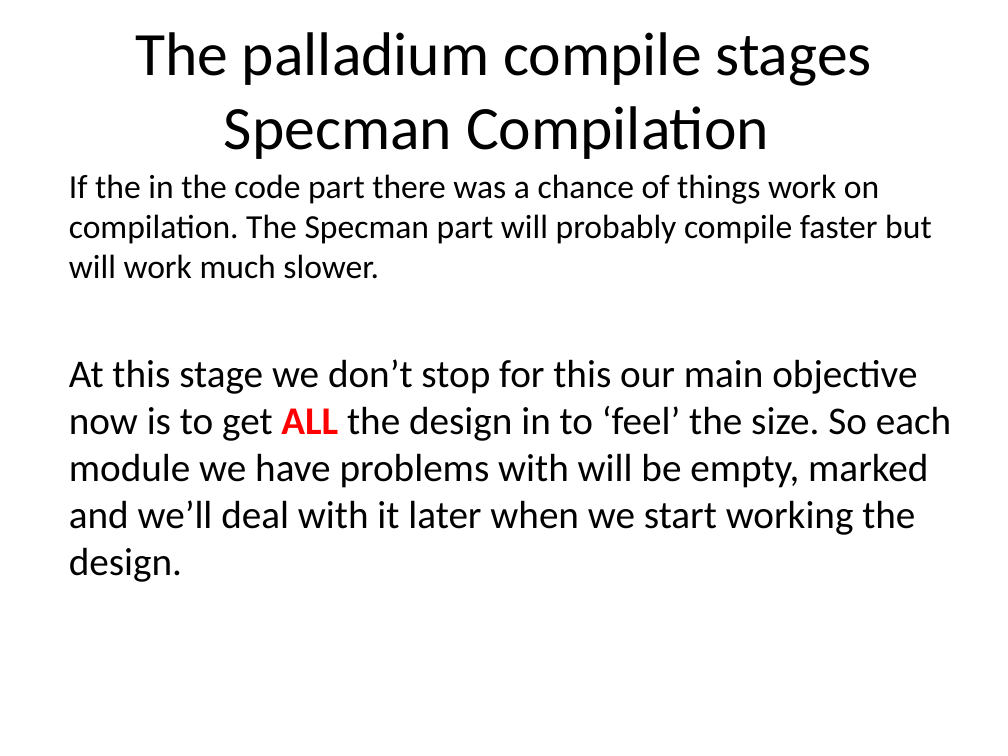
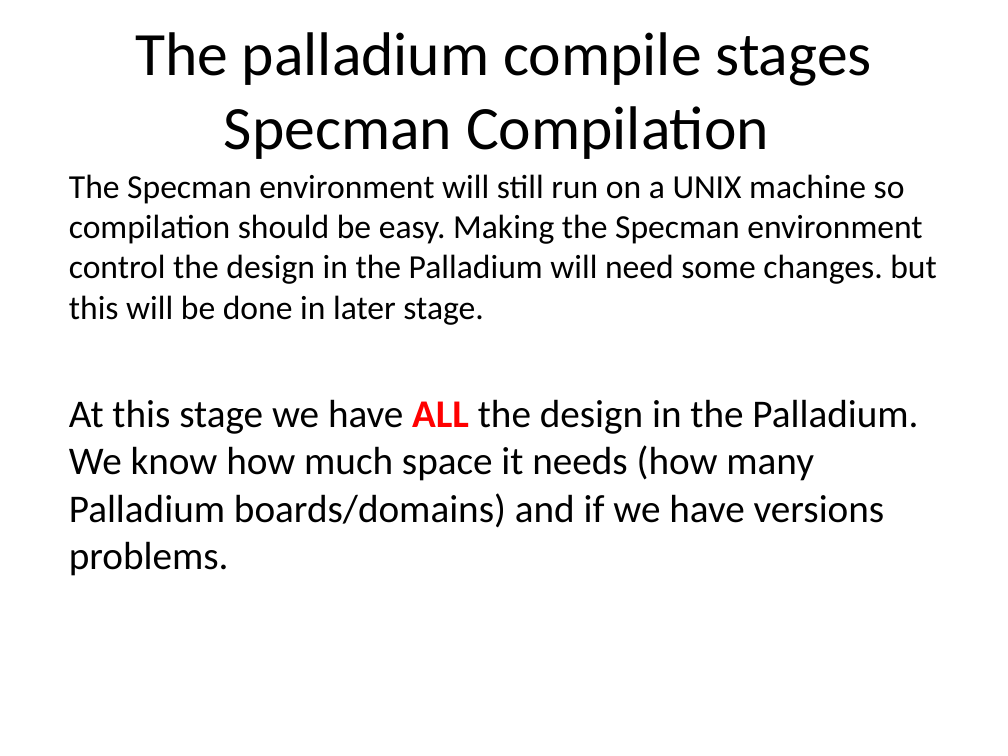
Before and after one commit to zahike/Palladium, a slide deck: slide 6 of Simulation Acceleration tutoria.pptx. Drawn at 1008x756 pixels with LibreOffice and Linux fonts; fonts in the diff are those of the drawing. Boxes give left, top, right and bottom in pixels: in the first picture for what was removed or moved away, otherwise in the second. Text is boxed around its words. In the diff, an @@ line names an element or a change of style, - is before the commit and + after.

Commit message:
add specman control & verifiers & checkers

```diff
--- a/Simulation Acceleration tutoria.pptx
+++ b/Simulation Acceleration tutoria.pptx
@@ text at (x1=69, y1=174, x2=937, y2=576): text changed; size 28 to 24 pt @@
-If the in the code part there was a chance of things work on compilation. The Specman part will probably compile faster but will work much slower.
-At this stage we don’t stop for this our main objective now is to get ALL the design in to ‘feel’ the size. So each module we have problems with will be empty, marked and we’ll deal with it later when we start working the design.
+The Specman environment will still run on a UNIX machine so compilation should be easy. Making the Specman environment control the design in the Palladium will need some changes. but this will be done in later stage.
+At this stage we have ALL the design in the Palladium. We know how much space it needs (how many Palladium boards/domains) and if we have versions problems.
```
Also in this commit, not shown: 7 other slides changed, 3 slides added.
